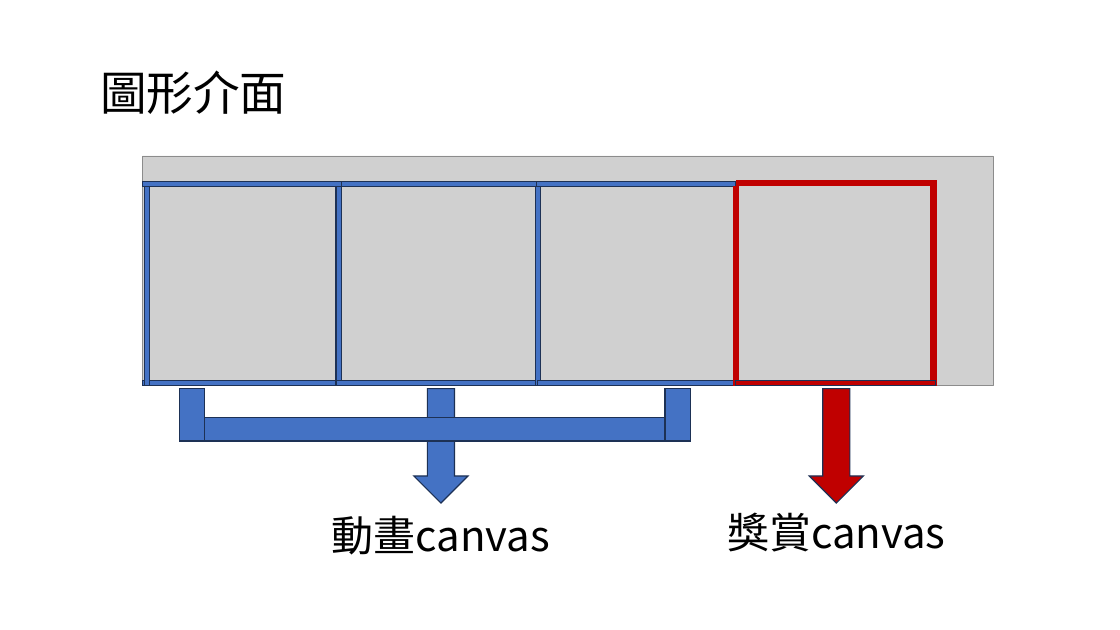
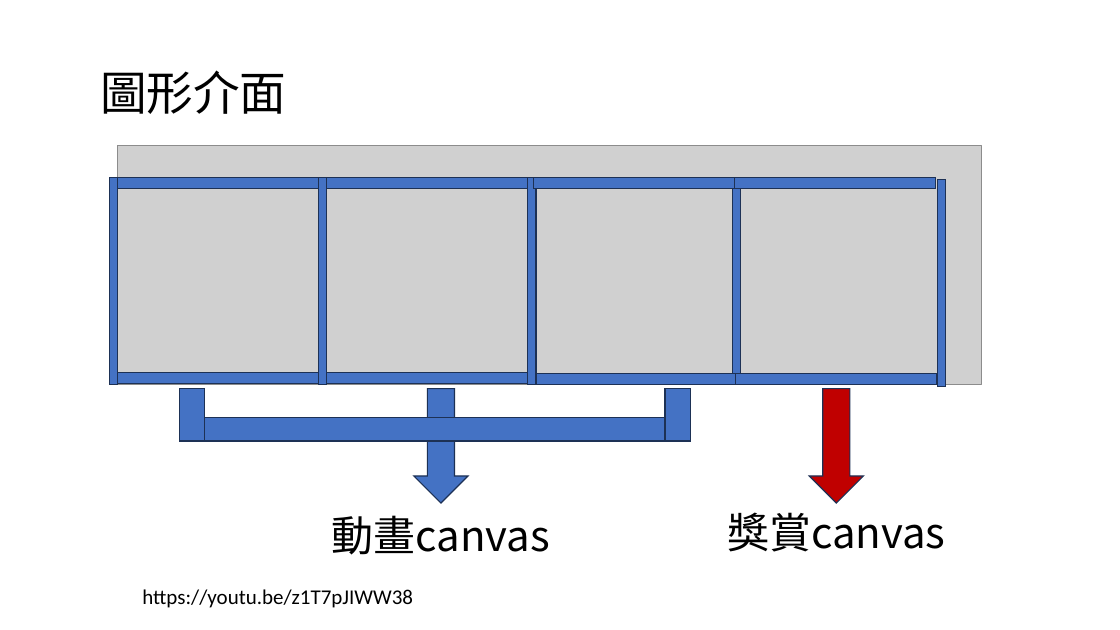
Before and after one commit to kevinzeroCode/newOS_game, a slide deck: slide 4 of OS簡報.pptx. Drawn at 1120x630 pixels with LibreOffice and Linux fonts; fonts in the diff are those of the drawing; grey boxes stand for pictures; background and template pictures are left out. Boxes give left, top, right and bottom in pixels: in the first picture for what was removed or moved away, otherwise in the second. Text is boxed around its words. In the diff, an @@ line names an element or a change of style, - is before the commit and + after.

Commit message:
ppt

```diff
--- a/OS簡報.pptx
+++ b/OS簡報.pptx
@@ picture: place and size @@
-picture at <box>143,156,993,386</box>
+picture at <box>118,145,981,385</box>
@@ rectangle: place and size @@
-rectangle at <box>145,187,150,386</box>
+rectangle at <box>109,177,118,384</box>
@@ rectangle: place and size @@
-rectangle at <box>336,187,341,386</box>
+rectangle at <box>318,177,327,384</box>
@@ rectangle: place and size @@
-rectangle at <box>536,187,541,386</box>
+rectangle at <box>528,177,536,384</box>
@@ rectangle: place and size @@
-rectangle at <box>734,187,739,386</box>
+rectangle at <box>733,177,741,384</box>
@@ rectangle at <box>733,177,741,384</box>: fill #C00000 to #4472C4; outline #C00000 1 pt to #1E3256 1 pt @@
@@ rectangle at <box>735,177,936,188</box>: fill #C00000 to #4472C4; outline #C00000 1 pt to #1E3256 1 pt; rotation 90 to 0 degrees @@
@@ rectangle at <box>938,180,946,386</box>: fill #C00000 to #4472C4; outline #C00000 1 pt to #1E3256 1 pt @@
@@ rectangle: place and size @@
-rectangle at <box>931,187,936,386</box>
+rectangle at <box>938,180,946,386</box>
@@ rotation 90 to 0 degrees in 6 elements at <box>534,177,735,188</box>, <box>536,373,737,384</box>, <box>327,177,528,188</box>, <box>327,372,528,383</box>, <box>118,177,318,188</box>, <box>118,372,318,383</box> @@
@@ rectangle at <box>736,374,937,385</box>: fill #C00000 to #4472C4; rotation 90 to 0 degrees @@
@@ text added at <box>142,589,413,608</box>, 18 pt, text #000000 @@
+https://youtu.be/z1T7pJIWW38
```
Also in this commit, not shown: 2 slides added, 1 other file.
